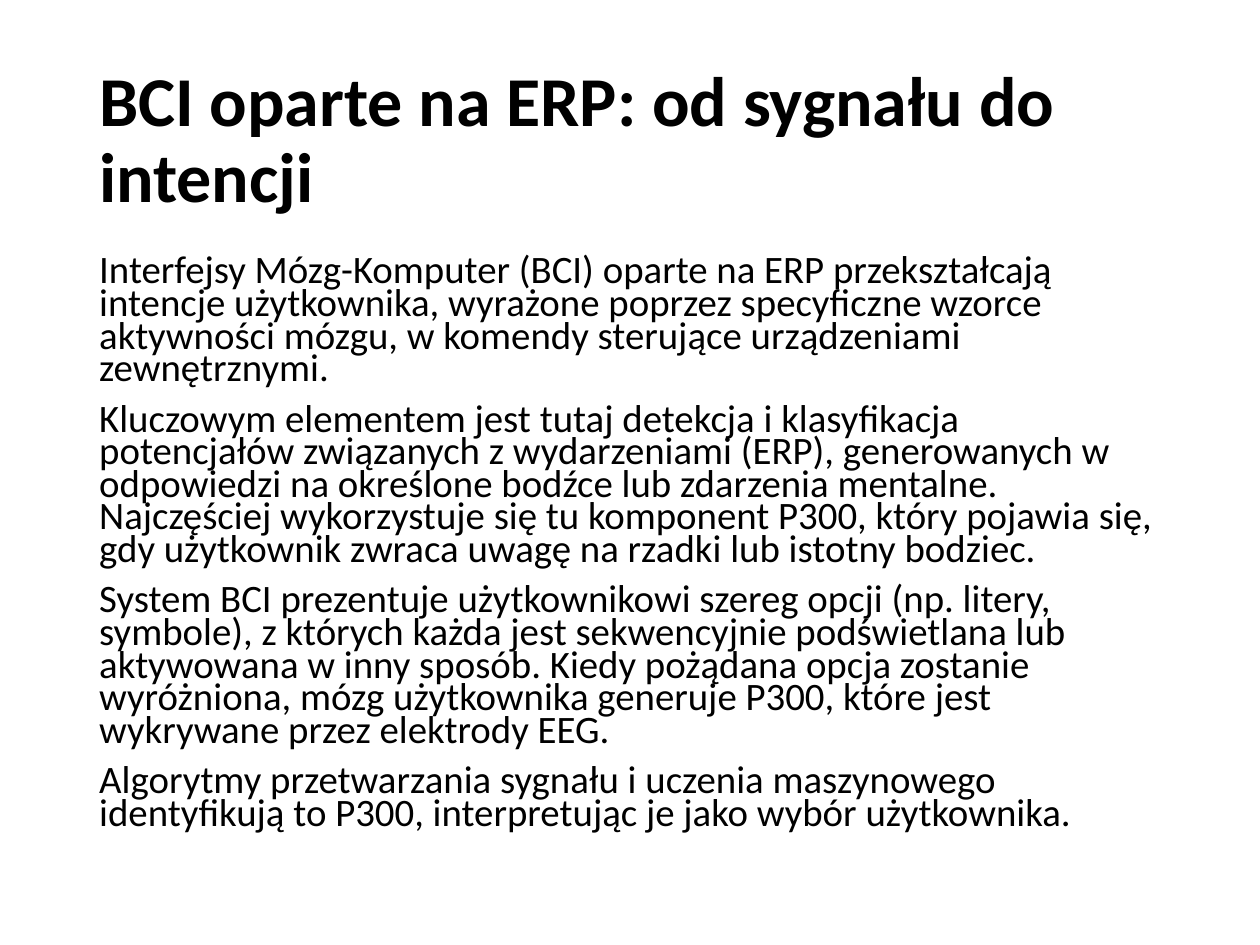
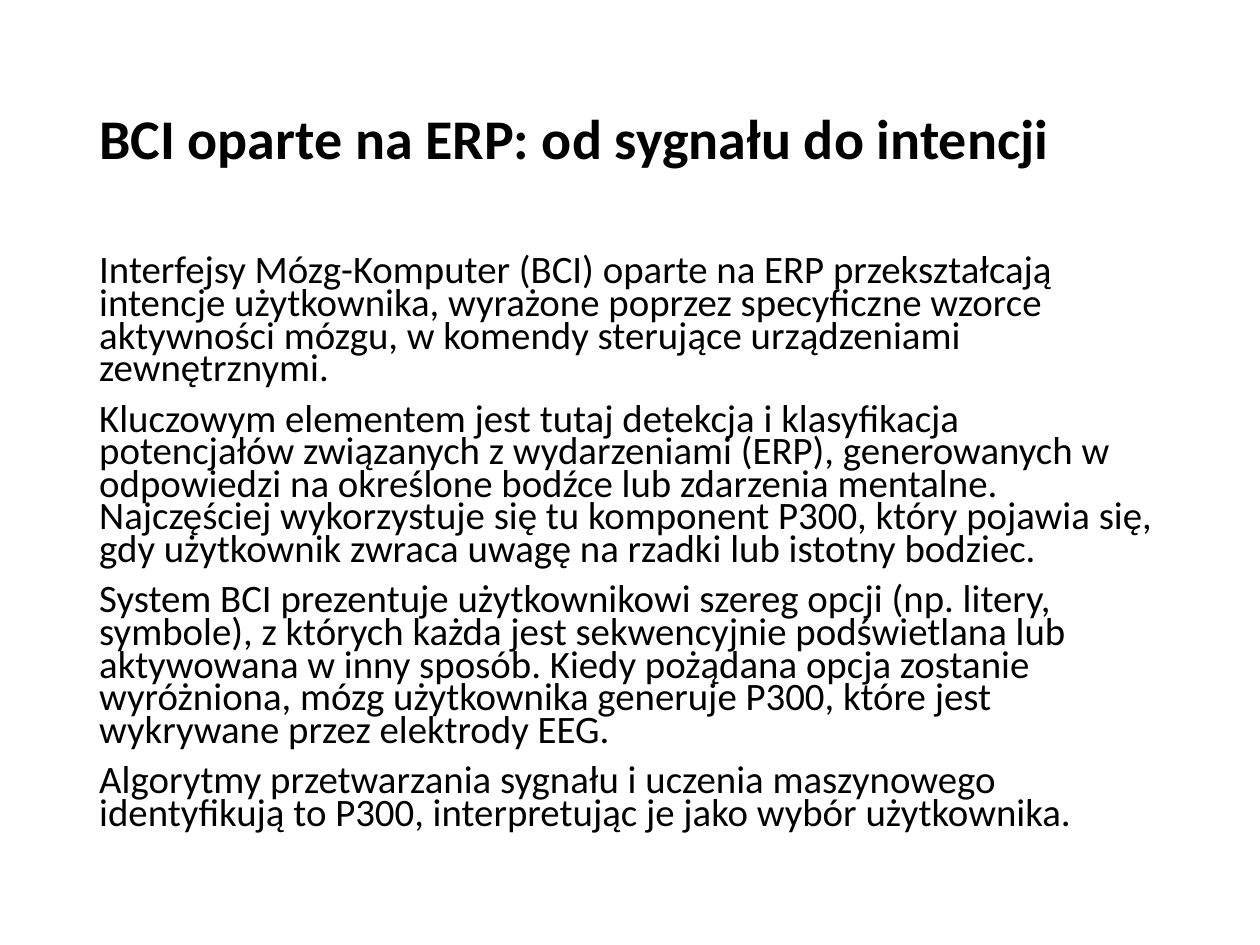
Before and after one commit to MatPomGit/self, a slide deck: slide 19 of files/inne/prezentacje/potencjały_ERP.pptx. Drawn at 1260x945 pixels with LibreOffice and Linux fonts; fonts in the diff are those of the drawing. Boxes give left, top, right and bottom in pixels: in the first picture for what was removed or moved away, otherwise in the second. Text is boxed around its words. In the diff, an @@ line names an element or a change of style, - is before the commit and + after.

```diff
--- a/files/inne/prezentacje/potencjały_ERP.pptx
+++ b/files/inne/prezentacje/potencjały_ERP.pptx
@@ title "BCI oparte na ERP: od ..." at [99,119,1049,169]: size 40 to 32 pt @@
```
Also in this commit, not shown: 27 other slides changed, 5 other files.
